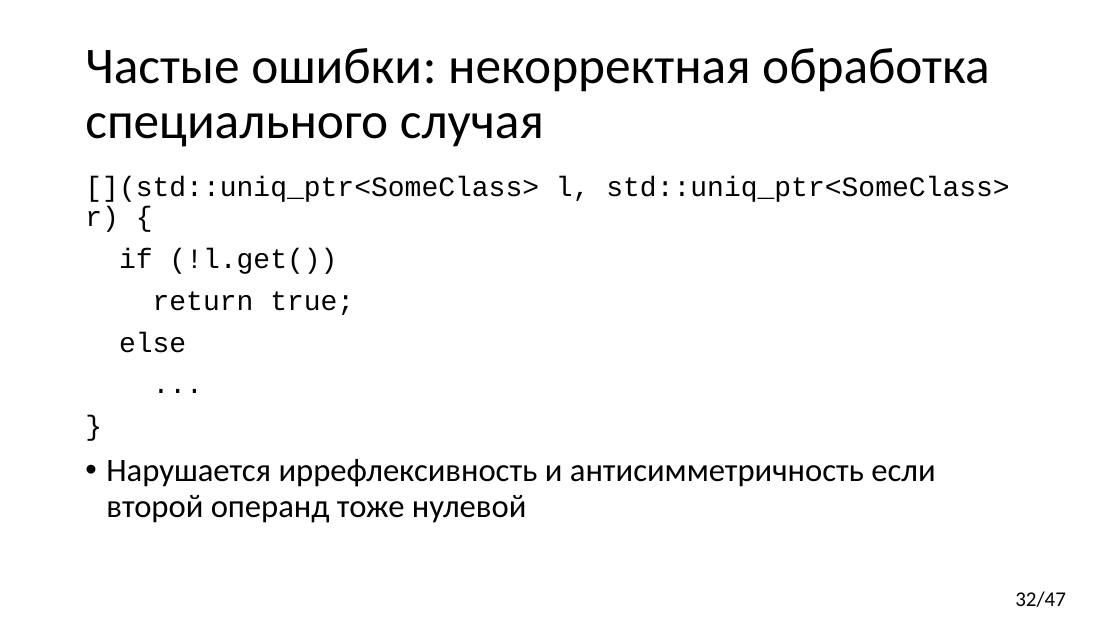
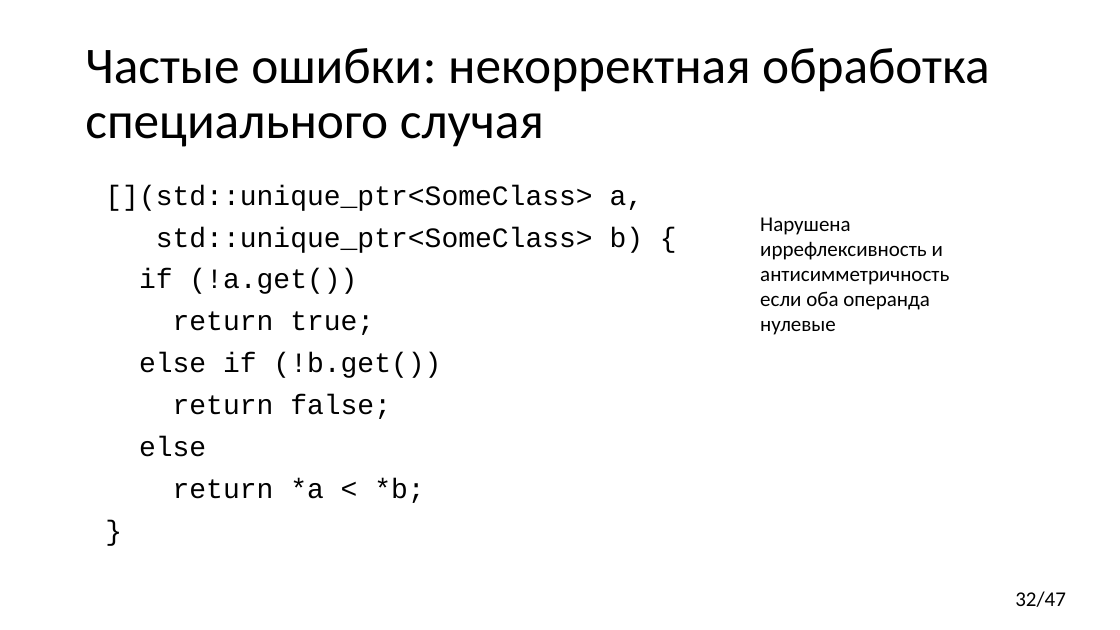
Before and after one commit to yugr/CppRussia, a slide deck: slide 32 of 2023/RU.pptx. Drawn at 1120x630 pixels with LibreOffice and Linux fonts; fonts in the diff are those of the drawing. Boxes give left, top, right and bottom in pixels: in the first picture for what was removed or moved away, otherwise in the second. Text is boxed around its words. In the diff, an @@ line names an element or a change of style, - is before the commit and + after.

```diff
--- a/2023/RU.pptx
+++ b/2023/RU.pptx
@@ text "[](std::unique_ptr<SomeClass> a,": place and size @@
-text "[](std::unique_ptr<SomeClass> a," at <box>85,176,1009,523</box>
+text "[](std::unique_ptr<SomeClass> a," at <box>105,185,644,503</box>
@@ text at <box>105,185,644,294</box>: text changed @@
-[](std::uniq_ptr<SomeClass> l, std::uniq_ptr<SomeClass> r) {
-if (!l.get())
+[](std::unique_ptr<SomeClass> a,
+std::unique_ptr<SomeClass> b) {
+if (!a.get())
@@ text added at <box>760,217,949,335</box>, 18 pt, text #000000 @@
+Нарушена иррефлексивность и антисимметричность если оба операнда нулевые
@@ text at <box>139,352,441,419</box>: paragraphs added @@
+else if (!b.get())
+return false;
@@ text at <box>106,459,935,523</box>: paragraph removed @@
-• Нарушается иррефлексивность и антисимметричность если второй операнд тоже нулевой
@@ text at <box>173,478,424,503</box>: text changed @@
-...
+return *a < *b;
```
Also in this commit, not shown: 15 other slides changed, 3 slides added, 2 slides removed.
